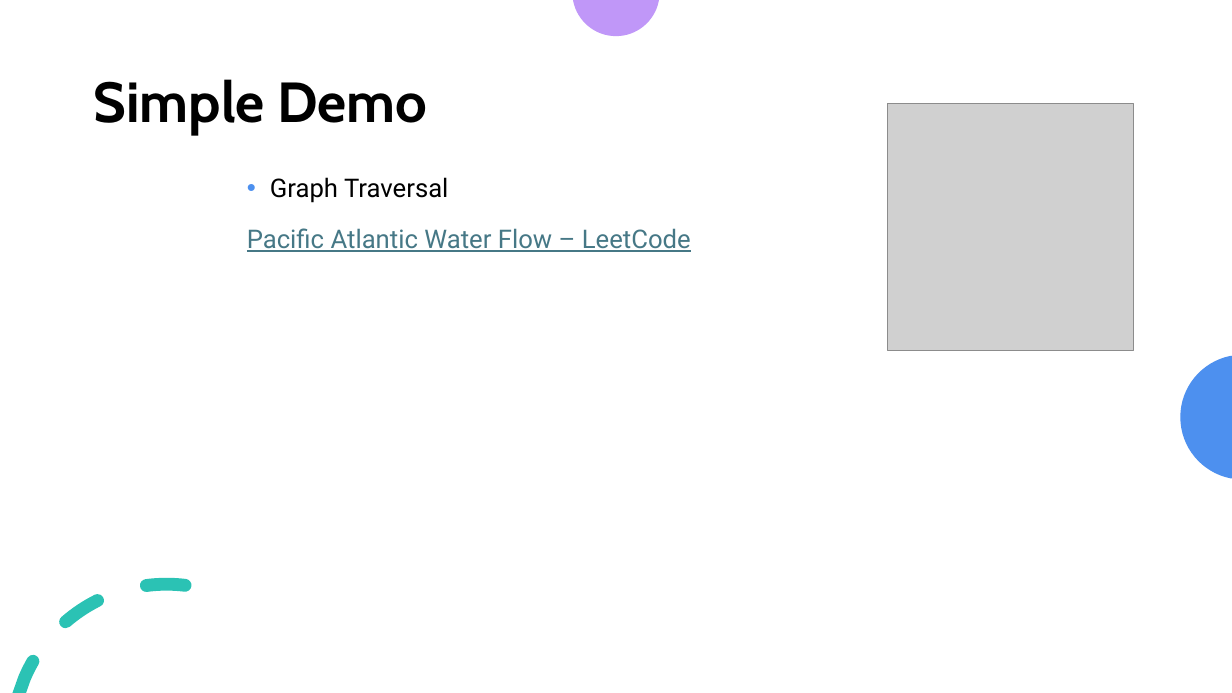
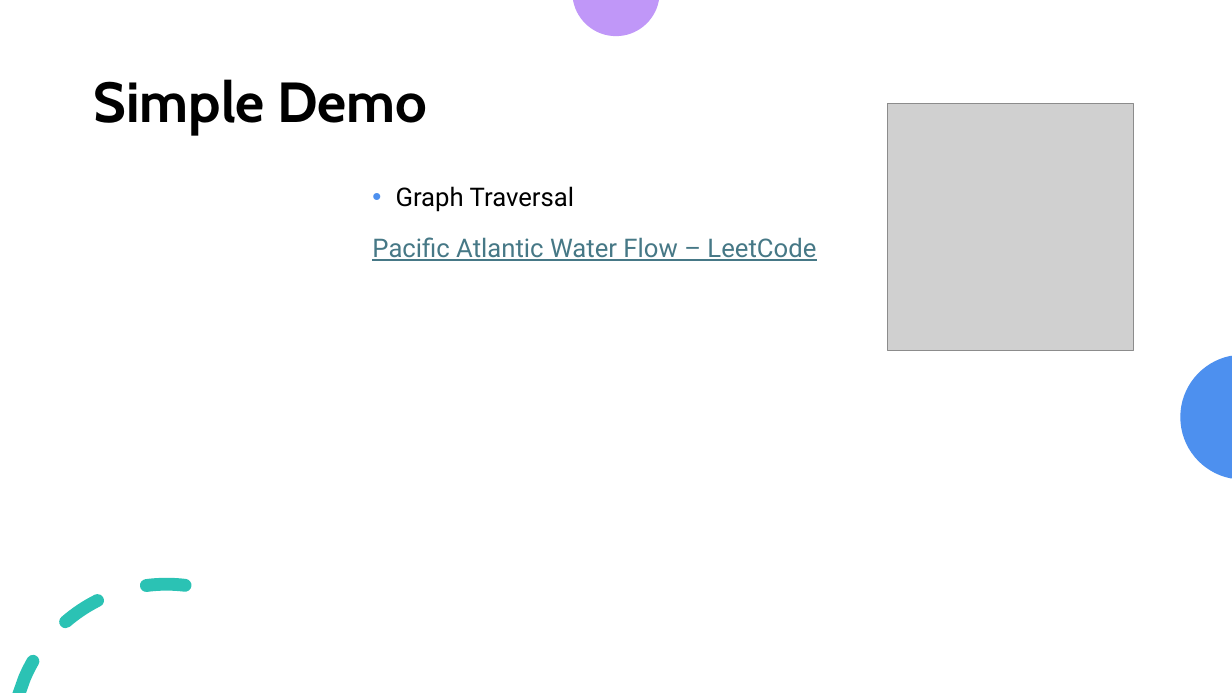
Before and after one commit to ntbanit/goc-hoc-tap, a slide deck: slide 24 of 2025/TechTalk DSA - PCCP/Slide_DSA and PCCP.pptx. Drawn at 1232x693 pixels with LibreOffice and Linux fonts; fonts in the diff are those of the drawing; grey boxes stand for pictures. Boxes give left, top, right and bottom in pixels: in the first picture for what was removed or moved away, otherwise in the second. Text is boxed around its words. In the diff, an @@ line names an element or a change of style, - is before the commit and + after.

```diff
--- a/2025/TechTalk DSA - PCCP/Slide_DSA and PCCP.pptx
+++ b/2025/TechTalk DSA - PCCP/Slide_DSA and PCCP.pptx
@@ text "Graph Traversal": place and size @@
-text "Graph Traversal" at [247,177,691,252]
+text "Graph Traversal" at [372,186,816,261]
```
Also in this commit, not shown: 12 other files.
